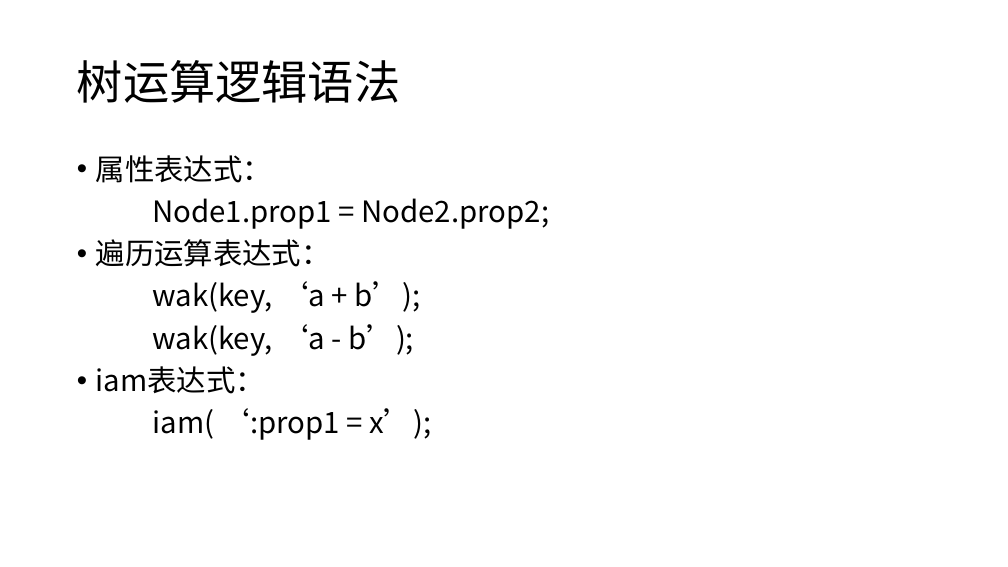
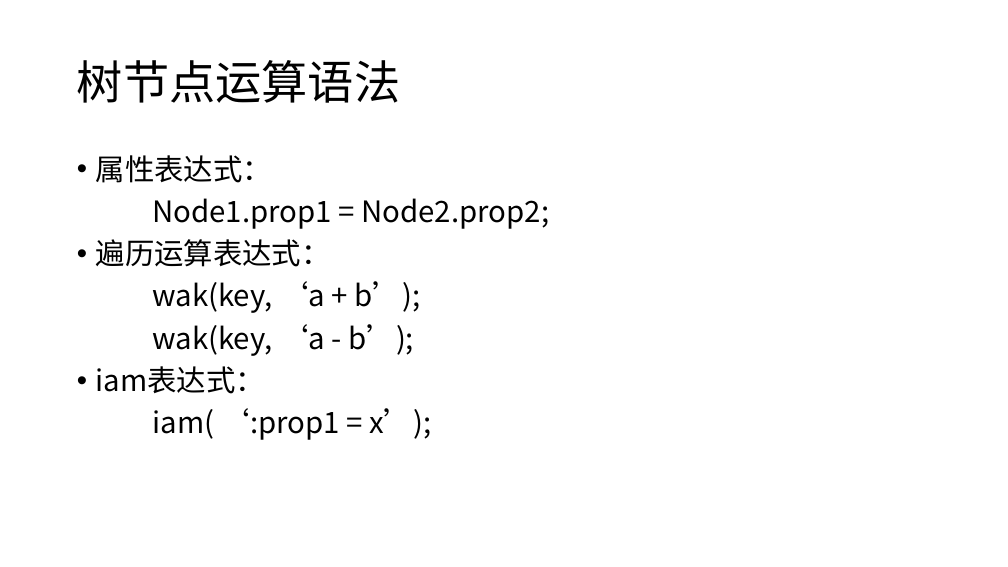
Before and after one commit to panguojun/.PHG., a slide deck: slide 15 of PHG语法手册.pptx. Drawn at 1008x567 pixels with LibreOffice and Linux fonts; fonts in the diff are those of the drawing. Boxes give left, top, right and bottom in pixels: in the first picture for what was removed or moved away, otherwise in the second. Text is boxed around its words. In the diff, an @@ line names an element or a change of style, - is before the commit and + after.

```diff
--- a/PHG语法手册.pptx
+++ b/PHG语法手册.pptx
@@ title at (x1=77, y1=60, x2=400, y2=103): text changed @@
-树运算逻辑语法
+树节点运算语法
```
Also in this commit, not shown: 3 other slides changed, 2 slides removed.
